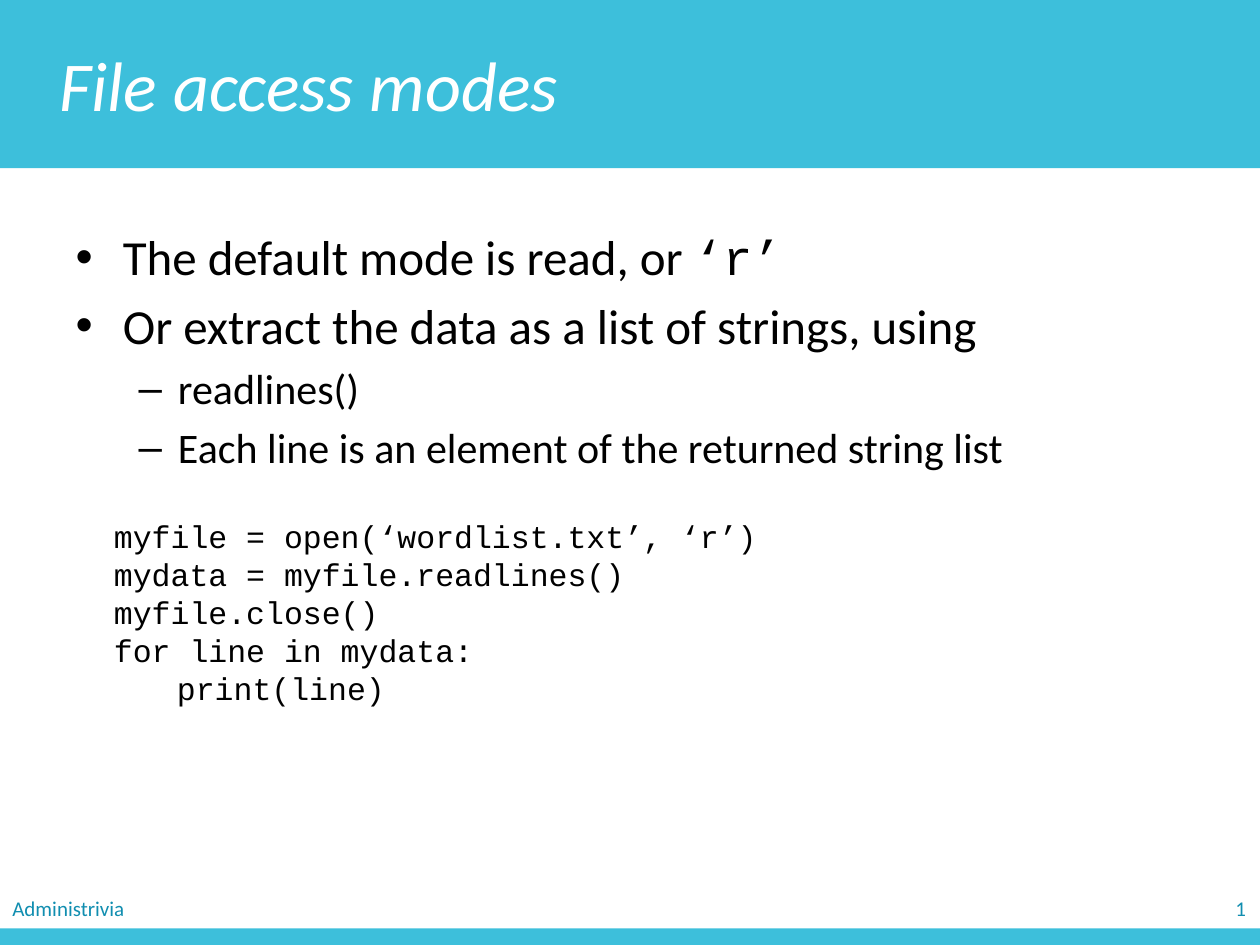
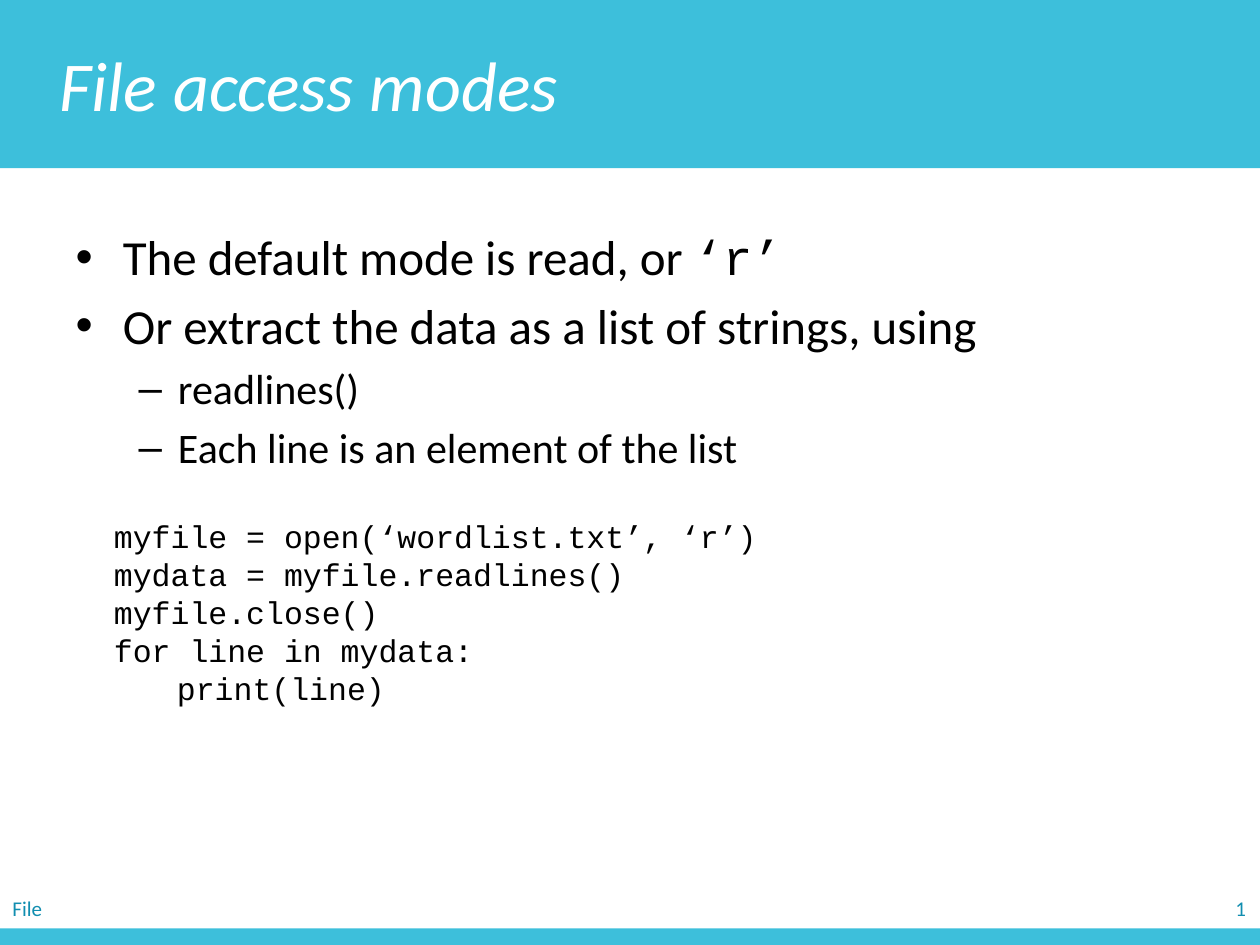
Before and after one commit to zichengliao/zuics101-fa17, a slide deck: slide 36 of lectures/lec10/lec10.pptx (slide 25 before the commit). Drawn at 1260x945 pixels with LibreOffice and Linux fonts; fonts in the diff are those of the drawing. Boxes give left, top, right and bottom in pixels: in the first picture for what was removed or moved away, otherwise in the second. Text is boxed around its words. In the diff, an @@ line names an element or a change of style, - is before the commit and + after.

```diff
--- a/lectures/lec10/lec10.pptx
+++ b/lectures/lec10/lec10.pptx
@@ text at (178, 433, 737, 464): text changed @@
-  – Each line is an element of the returned string list
+  – Each line is an element of the list
@@ text removed at (12, 901, 124, 916) @@
-Administrivia
@@ text added at (12, 901, 42, 916), 12 pt, text #118EB0 @@
+File
```
Also in this commit, not shown: 23 other slides changed, 12 slides added, 1 slide removed, 4 other files.
